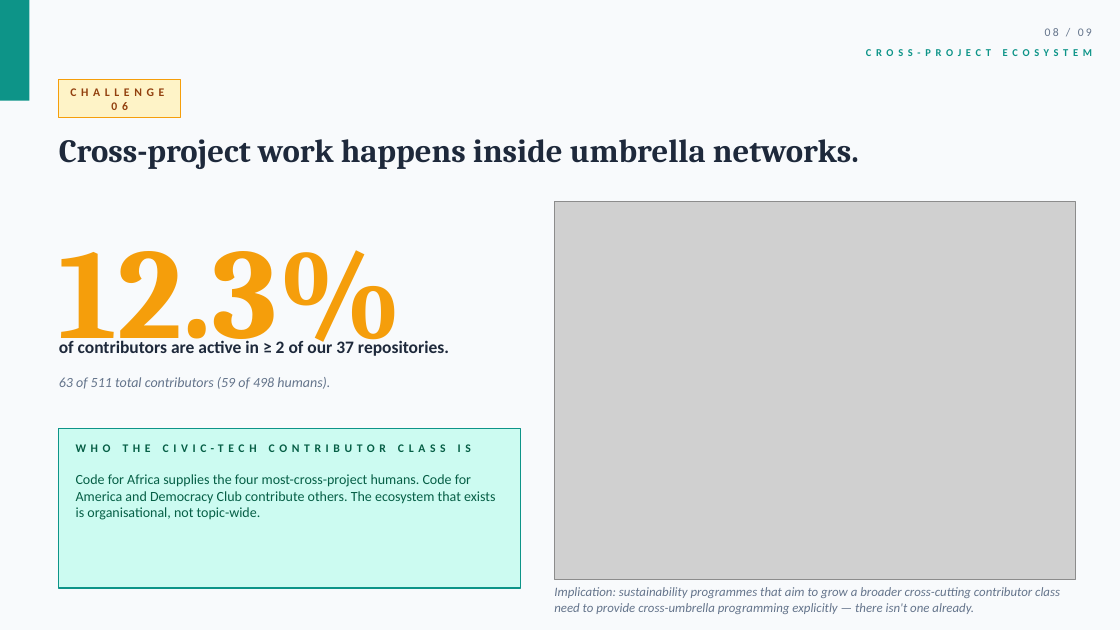
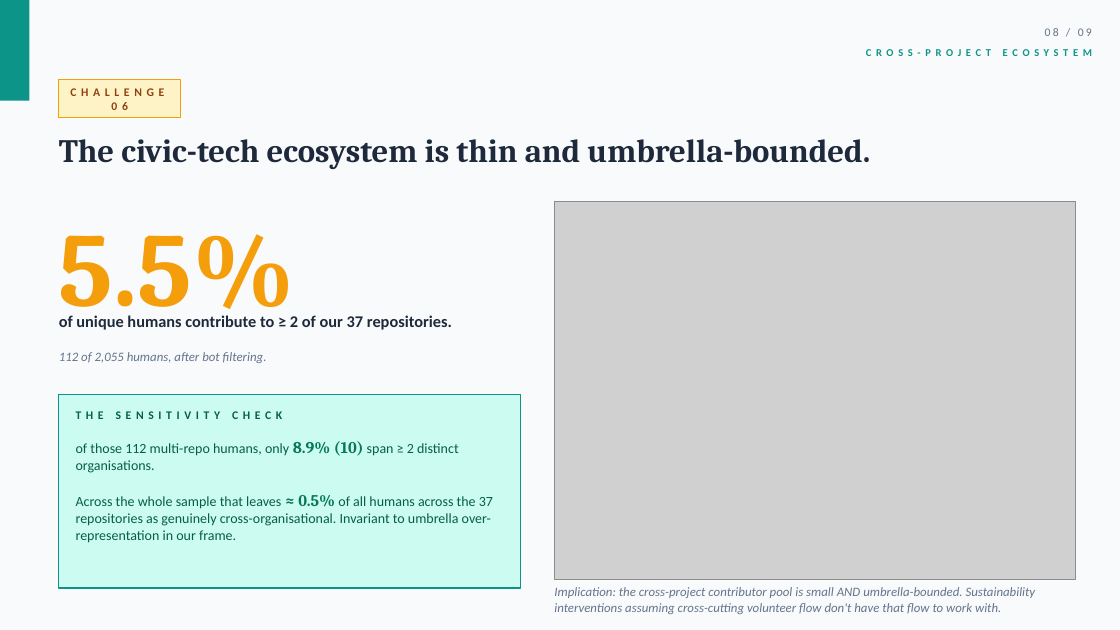
Before and after one commit to Japskua/civic-tech-git-crawler, a slide deck: slide 8 of paper_esem/slides/colleague_briefing.pptx. Drawn at 1120x630 pixels with LibreOffice and Linux fonts; fonts in the diff are those of the drawing; grey boxes stand for pictures. Boxes give left, top, right and bottom in pixels: in the first picture for what was removed or moved away, otherwise in the second. Text is boxed around its words. In the diff, an @@ line names an element or a change of style, - is before the commit and + after.

```diff
--- a/paper_esem/slides/colleague_briefing.pptx
+++ b/paper_esem/slides/colleague_briefing.pptx
@@ text at (59,139,870,169): text changed @@
-Cross-project work happens inside umbrella networks.
+The civic-tech ecosystem is thin and umbrella-bounded.
@@ text at (59,234,295,328): text changed; size 110 to 90 pt @@
-12.3%
+5.5%
@@ text at (59,315,452,330): text changed; size 15 to 14 pt @@
-of contributors are active in ≥ 2 of our 37 repositories.
+of unique humans contribute to ≥ 2 of our 37 repositories.
@@ text at (59,352,267,363): text changed; size 12 to 11 pt @@
-63 of 511 total contributors (59 of 498 humans).
+112 of 2,055 humans, after bot filtering.
@@ rectangle: place and size @@
-rectangle at (59,429,521,588)
+rectangle at (59,395,521,588)
@@ text at (76,411,282,419): text changed @@
-WHO THE CIVIC-TECH CONTRIBUTOR CLASS IS
+THE SENSITIVITY CHECK
@@ text at (76,441,493,543): text changed @@
-Code for Africa supplies the four most-cross-project humans. Code for America and Democracy Club contribute others. The ecosystem that exists is organisational, not topic-wide.
+of those 112 multi-repo humans, only 8.9% (10) span ≥ 2 distinct organisations.
+Across the whole sample that leaves ≈ 0.5% of all humans across the 37 repositories as genuinely cross-organisational. Invariant to umbrella over-representation in our frame.
@@ text at (554,587,1036,614): text changed @@
-Implication: sustainability programmes that aim to grow a broader cross-cutting contributor class need to provide cross-umbrella programming explicitly — there isn't one already.
+Implication: the cross-project contributor pool is small AND umbrella-bounded. Sustainability interventions assuming cross-cutting volunteer flow don't have that flow to work with.
```
Also in this commit, not shown: 1 other file.
